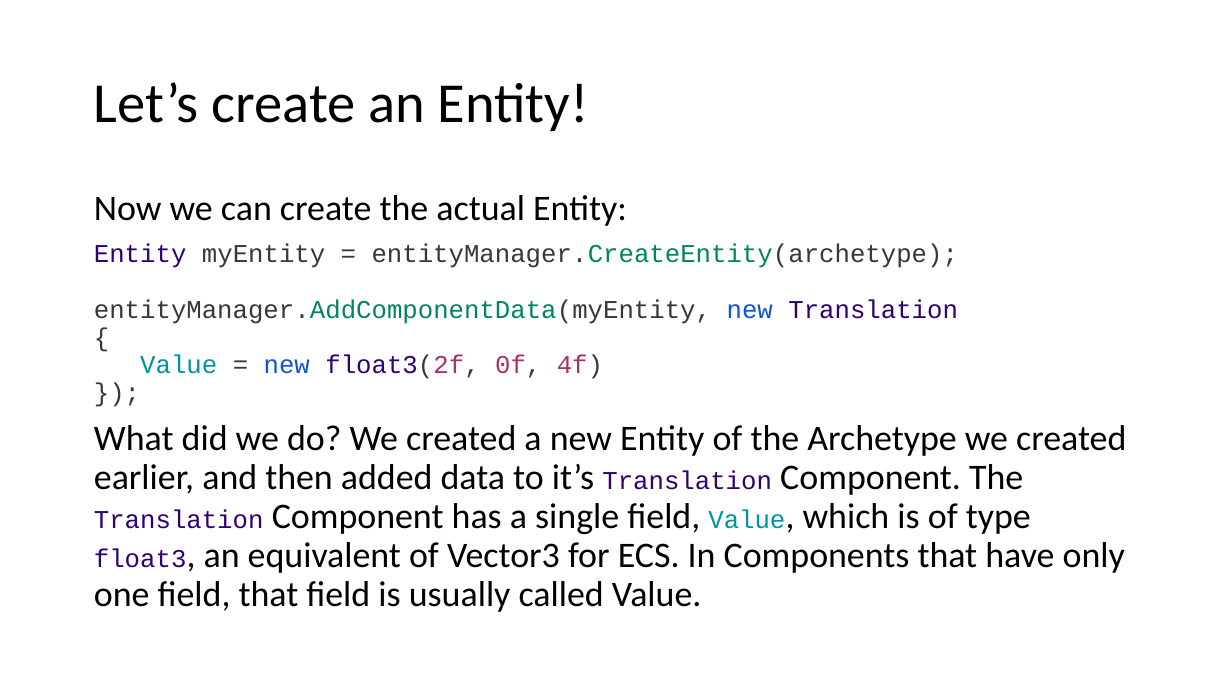
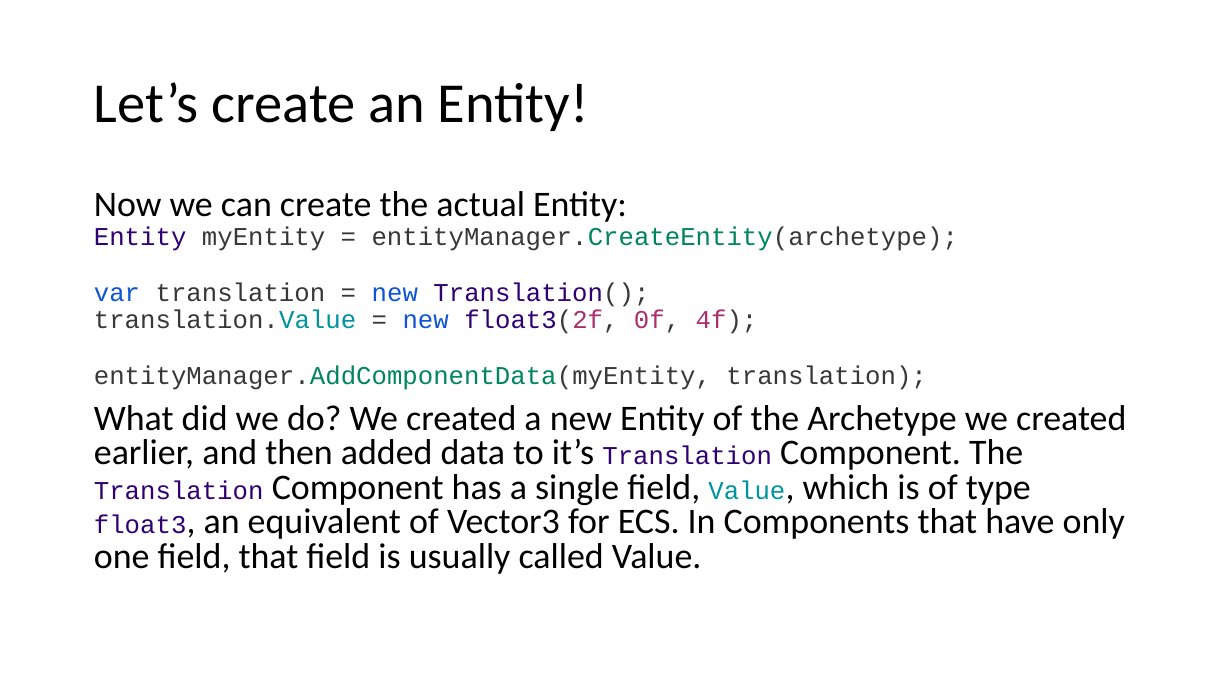
Before and after one commit to ElishaAz/Introduction-to-Unity-DOTS, a slide deck: slide 25 of Unity DOTS.pptx (slide 24 before the commit). Drawn at 1232x693 pixels with LibreOffice and Linux fonts; fonts in the diff are those of the drawing. Boxes give left, top, right and bottom in pixels: in the first picture for what was removed or moved away, otherwise in the second. Text is boxed around its words. In the diff, an @@ line names an element or a change of style, - is before the commit and + after.

```diff
--- a/Unity DOTS.pptx
+++ b/Unity DOTS.pptx
@@ text at (94, 191, 1126, 574): line spacing 0.9 to 0.8 @@
@@ text at (94, 226, 958, 390): text changed @@
-Entity myEntity = entityManager.CreateEntity(archetype);
-entityManager.AddComponentData(myEntity, new Translation
-{
-Value = new float3(2f, 0f, 4f)
-});
+Entity myEntity = entityManager.CreateEntity(archetype);
+var translation = new Translation();
+translation.Value = new float3(2f, 0f, 4f);
+entityManager.AddComponentData(myEntity, translation);
```
Also in this commit, not shown: 1 other slide changed, 1 slide added, 2 other files.
